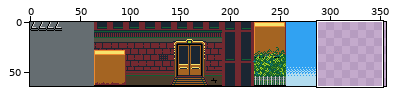
Sprite sheet: scenes/map/spritesheet.png. Above: a wide view before the commit, with the close-up outlined.
Close-up. The starting point:
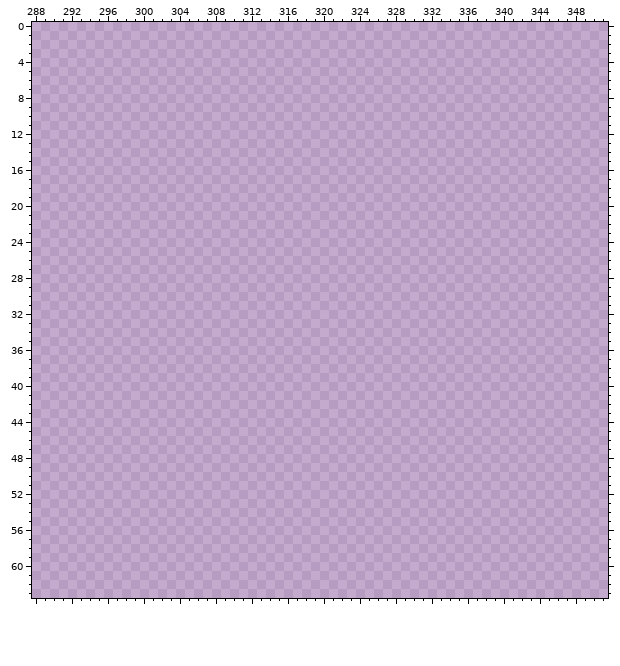
The file is 512x64 pixels. Shown: x 288..351, y 0..63. The wide view leaves out empty margins.
After the commit:
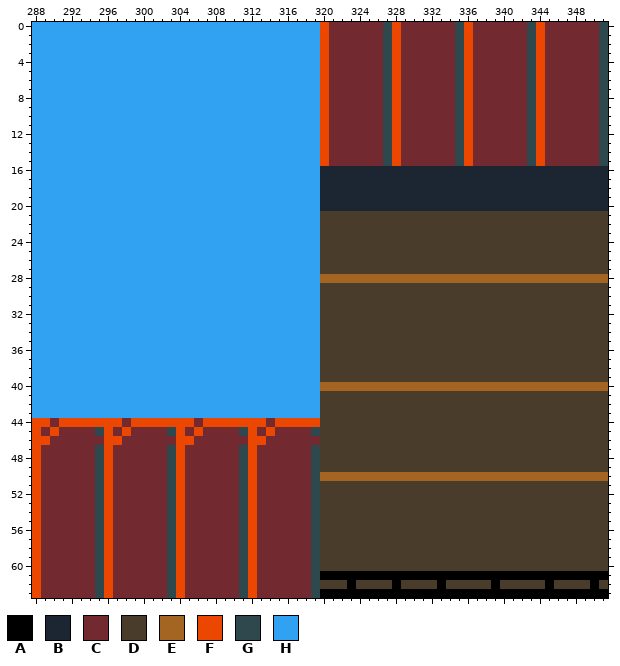
Palette (. is transparent): A #000000  B #1b2632  C #732930  D #493c2b  E #a46422  F #ec4700  G #2f484e  H #31a2f2
Edits made:
Changed rows in their new state; - is an unchanged pixel.
first column x 288:
 0 HHHHHHHHHHHHHHHHHHHHHHHHHHHHHHHHFCCCCCCGFCCCCCCGFCCCCCCGFCCCCCCG
 1 HHHHHHHHHHHHHHHHHHHHHHHHHHHHHHHHFCCCCCCGFCCCCCCGFCCCCCCGFCCCCCCG
 2 HHHHHHHHHHHHHHHHHHHHHHHHHHHHHHHHFCCCCCCGFCCCCCCGFCCCCCCGFCCCCCCG
 3 HHHHHHHHHHHHHHHHHHHHHHHHHHHHHHHHFCCCCCCGFCCCCCCGFCCCCCCGFCCCCCCG
 4 HHHHHHHHHHHHHHHHHHHHHHHHHHHHHHHHFCCCCCCGFCCCCCCGFCCCCCCGFCCCCCCG
 5 HHHHHHHHHHHHHHHHHHHHHHHHHHHHHHHHFCCCCCCGFCCCCCCGFCCCCCCGFCCCCCCG
 6 HHHHHHHHHHHHHHHHHHHHHHHHHHHHHHHHFCCCCCCGFCCCCCCGFCCCCCCGFCCCCCCG
 7 HHHHHHHHHHHHHHHHHHHHHHHHHHHHHHHHFCCCCCCGFCCCCCCGFCCCCCCGFCCCCCCG
 8 HHHHHHHHHHHHHHHHHHHHHHHHHHHHHHHHFCCCCCCGFCCCCCCGFCCCCCCGFCCCCCCG
 9 HHHHHHHHHHHHHHHHHHHHHHHHHHHHHHHHFCCCCCCGFCCCCCCGFCCCCCCGFCCCCCCG
10 HHHHHHHHHHHHHHHHHHHHHHHHHHHHHHHHFCCCCCCGFCCCCCCGFCCCCCCGFCCCCCCG
11 HHHHHHHHHHHHHHHHHHHHHHHHHHHHHHHHFCCCCCCGFCCCCCCGFCCCCCCGFCCCCCCG
12 HHHHHHHHHHHHHHHHHHHHHHHHHHHHHHHHFCCCCCCGFCCCCCCGFCCCCCCGFCCCCCCG
13 HHHHHHHHHHHHHHHHHHHHHHHHHHHHHHHHFCCCCCCGFCCCCCCGFCCCCCCGFCCCCCCG
14 HHHHHHHHHHHHHHHHHHHHHHHHHHHHHHHHFCCCCCCGFCCCCCCGFCCCCCCGFCCCCCCG
15 HHHHHHHHHHHHHHHHHHHHHHHHHHHHHHHHFCCCCCCGFCCCCCCGFCCCCCCGFCCCCCCG
16 HHHHHHHHHHHHHHHHHHHHHHHHHHHHHHHHBBBBBBBBBBBBBBBBBBBBBBBBBBBBBBBB
17 HHHHHHHHHHHHHHHHHHHHHHHHHHHHHHHHBBBBBBBBBBBBBBBBBBBBBBBBBBBBBBBB
18 HHHHHHHHHHHHHHHHHHHHHHHHHHHHHHHHBBBBBBBBBBBBBBBBBBBBBBBBBBBBBBBB
19 HHHHHHHHHHHHHHHHHHHHHHHHHHHHHHHHBBBBBBBBBBBBBBBBBBBBBBBBBBBBBBBB
20 HHHHHHHHHHHHHHHHHHHHHHHHHHHHHHHHBBBBBBBBBBBBBBBBBBBBBBBBBBBBBBBB
21 HHHHHHHHHHHHHHHHHHHHHHHHHHHHHHHHDDDDDDDDDDDDDDDDDDDDDDDDDDDDDDDD
22 HHHHHHHHHHHHHHHHHHHHHHHHHHHHHHHHDDDDDDDDDDDDDDDDDDDDDDDDDDDDDDDD
23 HHHHHHHHHHHHHHHHHHHHHHHHHHHHHHHHDDDDDDDDDDDDDDDDDDDDDDDDDDDDDDDD
24 HHHHHHHHHHHHHHHHHHHHHHHHHHHHHHHHDDDDDDDDDDDDDDDDDDDDDDDDDDDDDDDD
25 HHHHHHHHHHHHHHHHHHHHHHHHHHHHHHHHDDDDDDDDDDDDDDDDDDDDDDDDDDDDDDDD
26 HHHHHHHHHHHHHHHHHHHHHHHHHHHHHHHHDDDDDDDDDDDDDDDDDDDDDDDDDDDDDDDD
27 HHHHHHHHHHHHHHHHHHHHHHHHHHHHHHHHDDDDDDDDDDDDDDDDDDDDDDDDDDDDDDDD
28 HHHHHHHHHHHHHHHHHHHHHHHHHHHHHHHHEEEEEEEEEEEEEEEEEEEEEEEEEEEEEEEE
29 HHHHHHHHHHHHHHHHHHHHHHHHHHHHHHHHDDDDDDDDDDDDDDDDDDDDDDDDDDDDDDDD
30 HHHHHHHHHHHHHHHHHHHHHHHHHHHHHHHHDDDDDDDDDDDDDDDDDDDDDDDDDDDDDDDD
31 HHHHHHHHHHHHHHHHHHHHHHHHHHHHHHHHDDDDDDDDDDDDDDDDDDDDDDDDDDDDDDDD
32 HHHHHHHHHHHHHHHHHHHHHHHHHHHHHHHHDDDDDDDDDDDDDDDDDDDDDDDDDDDDDDDD
33 HHHHHHHHHHHHHHHHHHHHHHHHHHHHHHHHDDDDDDDDDDDDDDDDDDDDDDDDDDDDDDDD
34 HHHHHHHHHHHHHHHHHHHHHHHHHHHHHHHHDDDDDDDDDDDDDDDDDDDDDDDDDDDDDDDD
35 HHHHHHHHHHHHHHHHHHHHHHHHHHHHHHHHDDDDDDDDDDDDDDDDDDDDDDDDDDDDDDDD
36 HHHHHHHHHHHHHHHHHHHHHHHHHHHHHHHHDDDDDDDDDDDDDDDDDDDDDDDDDDDDDDDD
37 HHHHHHHHHHHHHHHHHHHHHHHHHHHHHHHHDDDDDDDDDDDDDDDDDDDDDDDDDDDDDDDD
38 HHHHHHHHHHHHHHHHHHHHHHHHHHHHHHHHDDDDDDDDDDDDDDDDDDDDDDDDDDDDDDDD
39 HHHHHHHHHHHHHHHHHHHHHHHHHHHHHHHHDDDDDDDDDDDDDDDDDDDDDDDDDDDDDDDD
40 HHHHHHHHHHHHHHHHHHHHHHHHHHHHHHHHEEEEEEEEEEEEEEEEEEEEEEEEEEEEEEEE
41 HHHHHHHHHHHHHHHHHHHHHHHHHHHHHHHHDDDDDDDDDDDDDDDDDDDDDDDDDDDDDDDD
42 HHHHHHHHHHHHHHHHHHHHHHHHHHHHHHHHDDDDDDDDDDDDDDDDDDDDDDDDDDDDDDDD
43 HHHHHHHHHHHHHHHHHHHHHHHHHHHHHHHHDDDDDDDDDDDDDDDDDDDDDDDDDDDDDDDD
44 FFCFFFFFFFCFFFFFFFCFFFFFFFCFFFFFDDDDDDDDDDDDDDDDDDDDDDDDDDDDDDDD
45 FCFCCCCGFCFCCCCGFCFCCCCGFCFCCCCGDDDDDDDDDDDDDDDDDDDDDDDDDDDDDDDD
46 FFCCCCCCFFCCCCCCFFCCCCCCFFCCCCCCDDDDDDDDDDDDDDDDDDDDDDDDDDDDDDDD
47 FCCCCCCGFCCCCCCGFCCCCCCGFCCCCCCGDDDDDDDDDDDDDDDDDDDDDDDDDDDDDDDD
48 FCCCCCCGFCCCCCCGFCCCCCCGFCCCCCCGDDDDDDDDDDDDDDDDDDDDDDDDDDDDDDDD
49 FCCCCCCGFCCCCCCGFCCCCCCGFCCCCCCGDDDDDDDDDDDDDDDDDDDDDDDDDDDDDDDD
50 FCCCCCCGFCCCCCCGFCCCCCCGFCCCCCCGEEEEEEEEEEEEEEEEEEEEEEEEEEEEEEEE
51 FCCCCCCGFCCCCCCGFCCCCCCGFCCCCCCGDDDDDDDDDDDDDDDDDDDDDDDDDDDDDDDD
52 FCCCCCCGFCCCCCCGFCCCCCCGFCCCCCCGDDDDDDDDDDDDDDDDDDDDDDDDDDDDDDDD
53 FCCCCCCGFCCCCCCGFCCCCCCGFCCCCCCGDDDDDDDDDDDDDDDDDDDDDDDDDDDDDDDD
54 FCCCCCCGFCCCCCCGFCCCCCCGFCCCCCCGDDDDDDDDDDDDDDDDDDDDDDDDDDDDDDDD
55 FCCCCCCGFCCCCCCGFCCCCCCGFCCCCCCGDDDDDDDDDDDDDDDDDDDDDDDDDDDDDDDD
56 FCCCCCCGFCCCCCCGFCCCCCCGFCCCCCCGDDDDDDDDDDDDDDDDDDDDDDDDDDDDDDDD
57 FCCCCCCGFCCCCCCGFCCCCCCGFCCCCCCGDDDDDDDDDDDDDDDDDDDDDDDDDDDDDDDD
58 FCCCCCCGFCCCCCCGFCCCCCCGFCCCCCCGDDDDDDDDDDDDDDDDDDDDDDDDDDDDDDDD
59 FCCCCCCGFCCCCCCGFCCCCCCGFCCCCCCGDDDDDDDDDDDDDDDDDDDDDDDDDDDDDDDD
60 FCCCCCCGFCCCCCCGFCCCCCCGFCCCCCCGDDDDDDDDDDDDDDDDDDDDDDDDDDDDDDDD
61 FCCCCCCGFCCCCCCGFCCCCCCGFCCCCCCGAAAAAAAAAAAAAAAAAAAAAAAAAAAAAAAA
62 FCCCCCCGFCCCCCCGFCCCCCCGFCCCCCCGDDDADDDDADDDDADDDDDADDDDDADDDDAD
63 FCCCCCCGFCCCCCCGFCCCCCCGFCCCCCCGAAAAAAAAAAAAAAAAAAAAAAAAAAAAAAAA
Where, in picture pixels (left, top, right, bottom), the same in both close-ups:
added: (32, 22, 608, 598)
